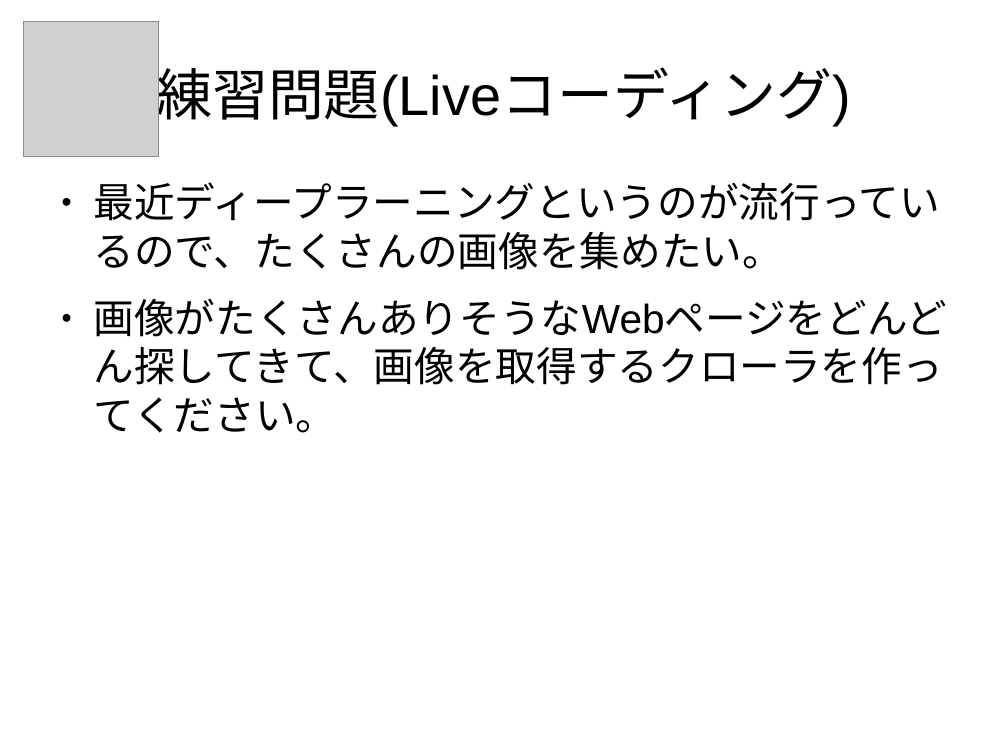
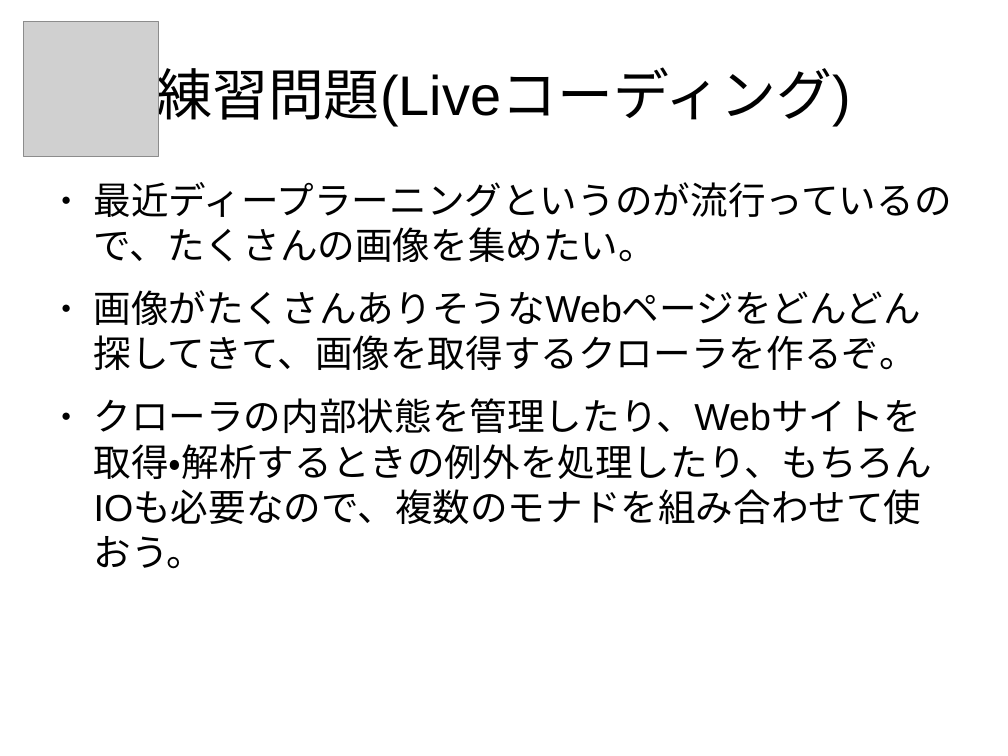
Before and after one commit to nushio3/learn-haskell, a slide deck: slide 93 of Tsukuba-2016.odp (slide 59 before the commit). Drawn at 1008x756 pixels with LibreOffice and Linux fonts; fonts in the diff are those of the drawing; grey boxes stand for pictures. Boxes give left, top, right and bottom in pixels: in the first picture for what was removed or moved away, otherwise in the second. Text is boxed around its words. In the diff, an @@ line names an element or a change of style, - is before the commit and + after.

```diff
--- a/Tsukuba-2016.odp
+++ b/Tsukuba-2016.odp
@@ text at [94, 182, 952, 262]: size 32 to 29.6 pt in "最近ディープラーニングというのが流行っているので、たくさんの画像を集めたい。" @@
@@ text at [94, 290, 933, 569]: text changed; size 32 to 29.6 pt @@
-● 画像がたくさんありそうなWebページをどんどん探してきて、画像を取得するクローラを作ってください。
+● 画像がたくさんありそうなWebページをどんどん探してきて、画像を取得するクローラを作るぞ。
+● クローラの内部状態を管理したり、Webサイトを取得・解析するときの例外を処理したり、もちろんIOも必要なので、複数のモナドを組み合わせて使おう。
```
Also in this commit, not shown: 29 other slides changed, 50 slides added, 11 slides removed.
